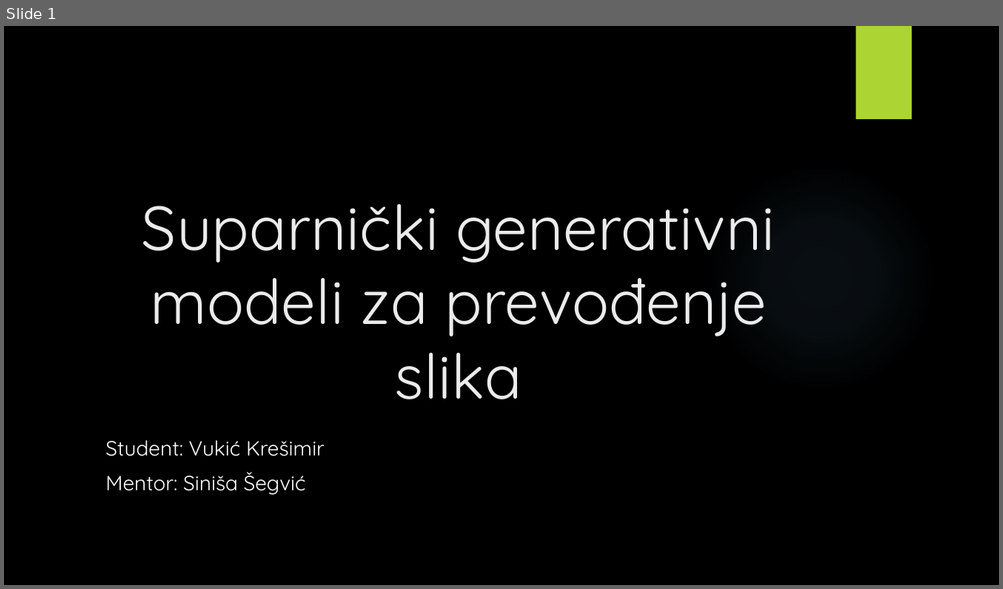
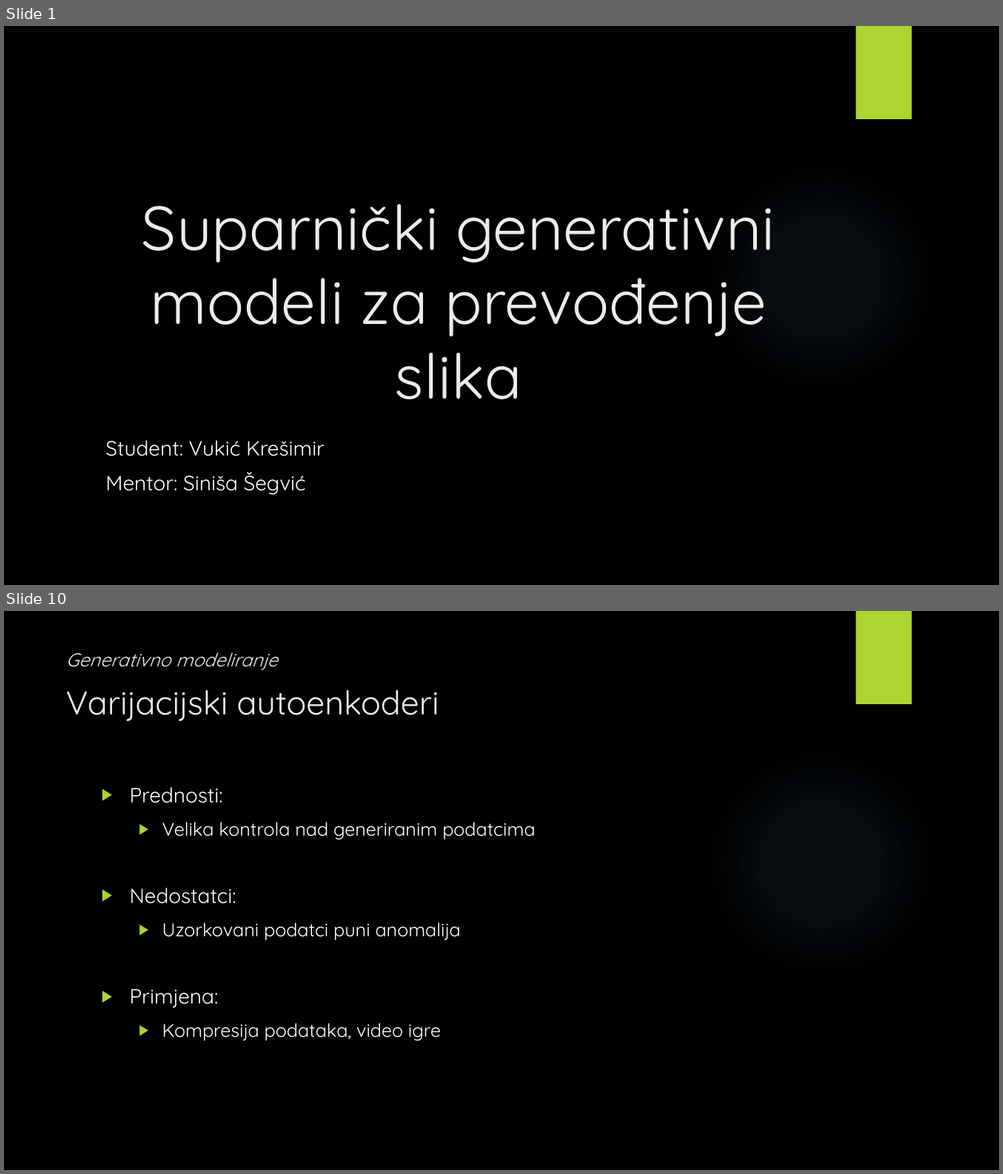
Before and after one commit to v-silverfin/fer-graduate-seminar, a slide deck: kvukic-seminar-presentation-2018.pptx. Shown one above the other, each under a label of ours: slide 1 before the commit, slides 1 and 10 after it; the slides between them are not shown. The pictures are 1003x589 and 1003x1174 pixels, drawn with LibreOffice and Linux fonts; fonts in the diff are those of the drawing; background and template pictures are left out. Boxes give left, top, right and bottom in pixels: in the first picture for what was removed or moved away, otherwise in the second. Text is boxed around its words. In the diff, an @@ line names an element or a change of style, - is before the commit and + after.

```diff
--- a/kvukic-seminar-presentation-2018.pptx
+++ b/kvukic-seminar-presentation-2018.pptx
@@ slide 10 added at <box>4,611,999,1170</box>, background picture (left out); not listed: 2 template elements that a slide beside it also shows @@
@@ text added at <box>66,652,278,670</box>, 18 pt, text #EBEBEB, italic @@
+Generativno modeliranje
@@ title added at <box>66,690,439,721</box>, 32 pt, text #EBEBEB @@
+Varijacijski autoenkoderi
@@ text added at <box>130,787,535,1041</box>, 18 pt, text #FFFFFF @@
+▶ Prednosti:
+  ▶ Velika kontrola nad generiranim podatcima
+▶ Nedostatci:
+  ▶ Uzorkovani podatci puni anomalija
+▶ Primjena:
+  ▶ Kompresija podataka, video igre
```
Also in this commit, not shown: 5 slides changed, 18 other slides added, 4 slides removed, 2 other files.
